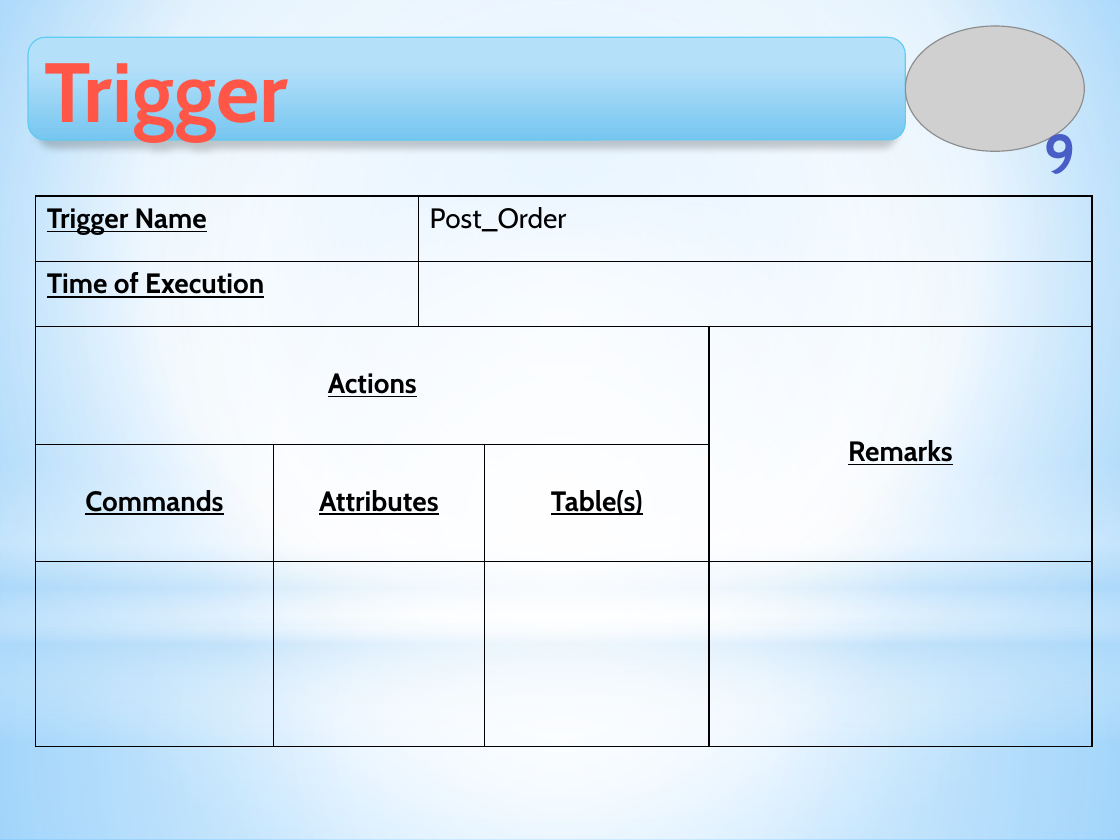
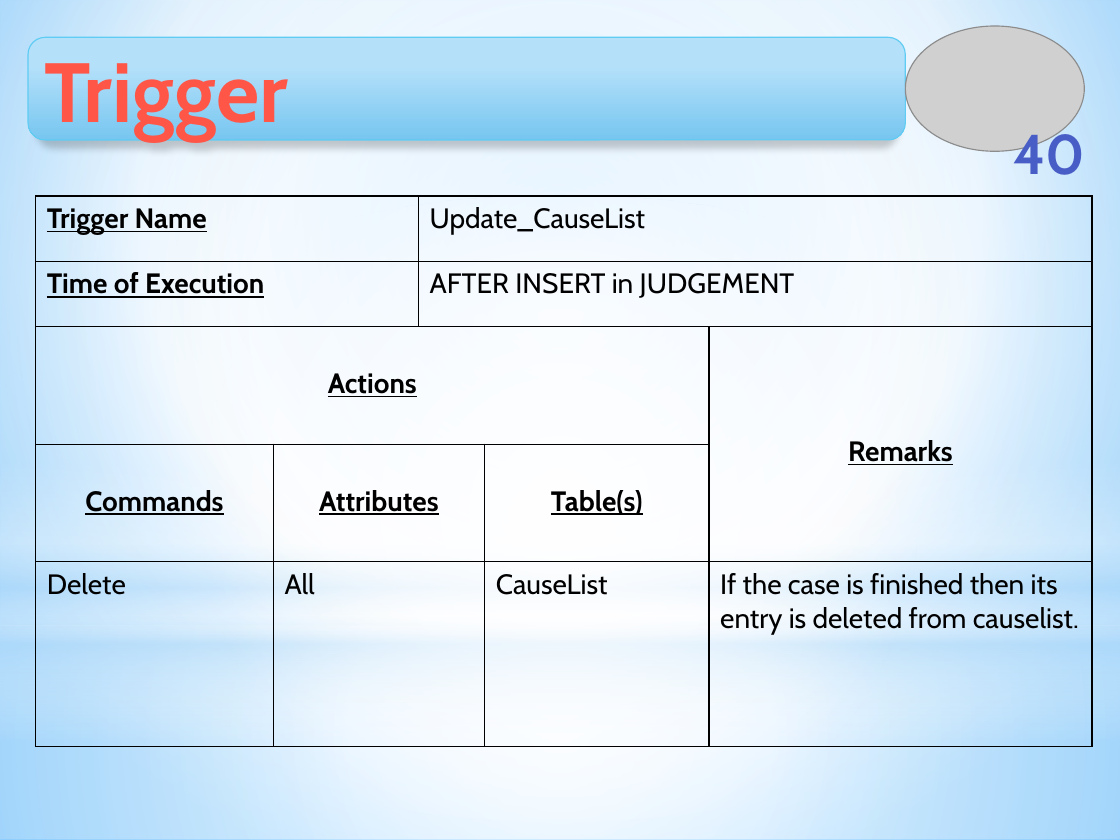
Before and after one commit to Touhid18/CSE308-Management_of_Judicial_System-1005009_1005014_1005018_1005023_1005029, a slide deck: slide 40 of ISD_Management_of_Judicial_System_DatabaseDesign.pptx (slide 9 before the commit). Drawn at 1120x840 pixels with LibreOffice and Linux fonts; fonts in the diff are those of the drawing; grey boxes stand for pictures. Boxes give left, top, right and bottom in pixels: in the first picture for what was removed or moved away, otherwise in the second. Text is boxed around its words. In the diff, an @@ line names an element or a change of style, - is before the commit and + after.

```diff
--- a/ISD_Management_of_Judicial_System_DatabaseDesign.pptx
+++ b/ISD_Management_of_Judicial_System_DatabaseDesign.pptx
@@ page number at bbox=[1013, 126, 1085, 175]: text changed @@
-9
+40
@@ table at bbox=[36, 196, 1092, 747] @@
-row 1, column 3: Post_Order
+row 1, column 3: Update_CauseList
-row 2, column 3: 
+row 2, column 3: AFTER INSERT in JUDGEMENT
-row 5:  |  |  |  | 
+row 5: Delete | All |  | CauseList | If the case is finished then its entry is deleted from causelist.
```
Also in this commit, not shown: 10 other slides changed, 38 slides added, 1 slide removed, 17 other files.
